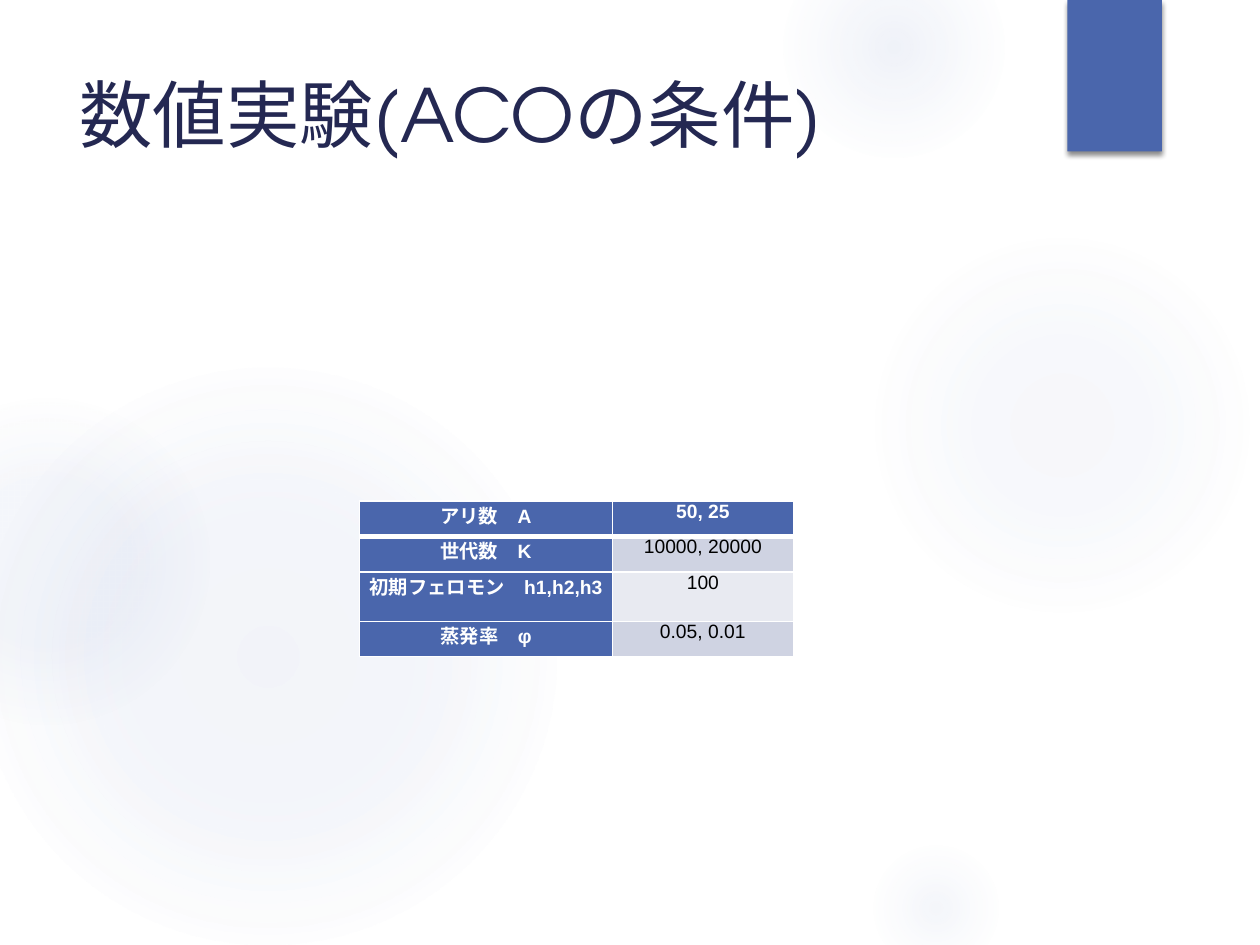
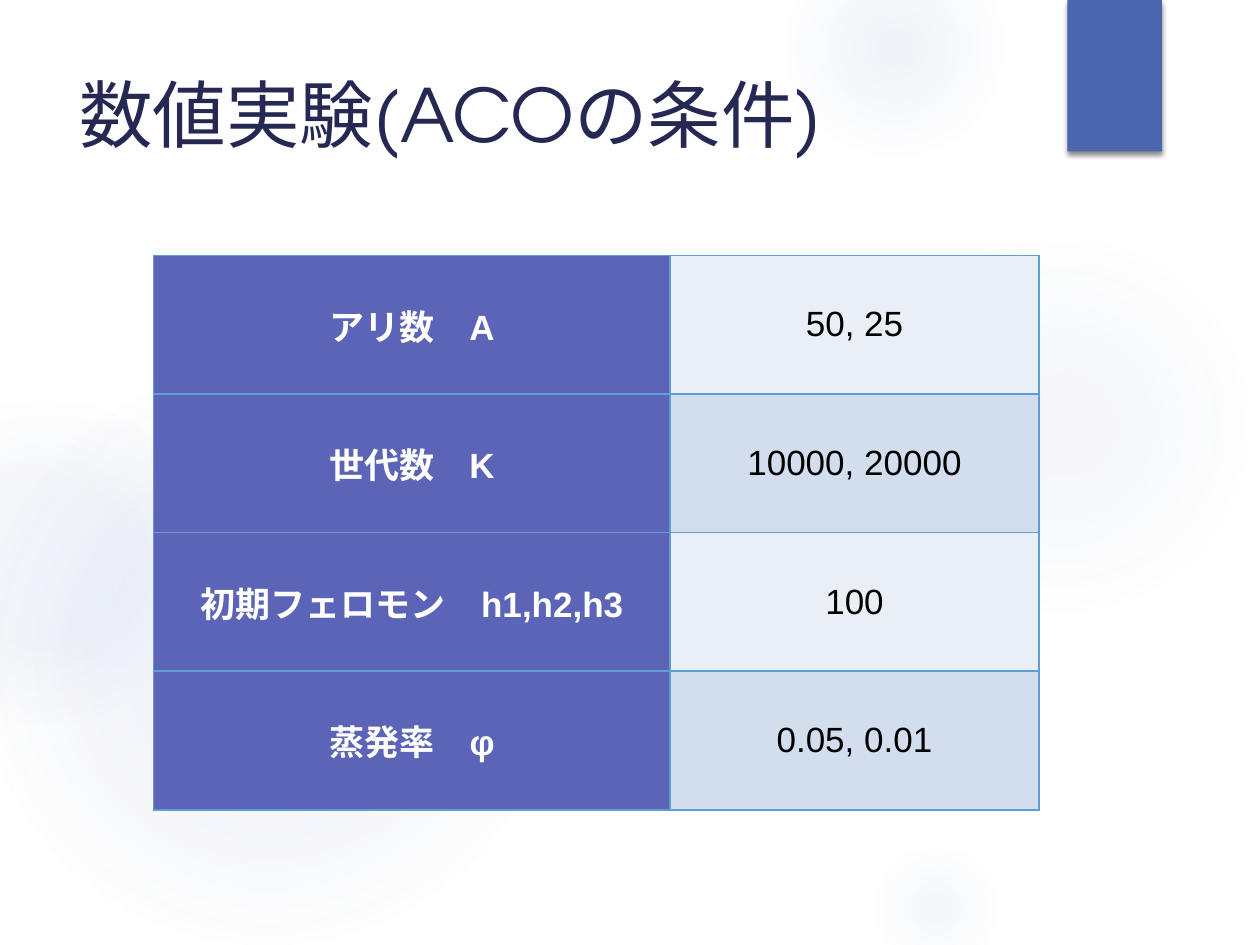
Before and after one commit to Marcy1016/AntColonyOptimization, a slide deck: slide 11 of 実験結果/13H023卒論発表.pptx. Drawn at 1260x945 pixels with LibreOffice and Linux fonts; fonts in the diff are those of the drawing. Boxes give left, top, right and bottom in pixels: in the first picture for what was removed or moved away, otherwise in the second. Text is boxed around its words. In the diff, an @@ line names an element or a change of style, - is before the commit and + after.

```diff
--- a/実験結果/13H023卒論発表.pptx
+++ b/実験結果/13H023卒論発表.pptx
@@ table at [154,256,1040,810] @@
@@ fill #4A66AC to #5C64B7 in 4 cells @@
@@ fill #4A66AC to #EAEFF7 in row 1, column 2 @@
@@ fill #D0D3E3 to #D3DFEE in 2 cells @@
@@ fill #E9EAF1 to #EAEFF7 in row 3, column 2 @@
@@ size 11 to 20 pt @@
@@ text colour #FFFFFF to #000000, bold off in "50, 25" @@
@@ borders changed @@
@@ table: place and size @@
-table at [359,501,793,651]
+table at [154,256,1040,810]
```
Also in this commit, not shown: 2 other slides changed.
